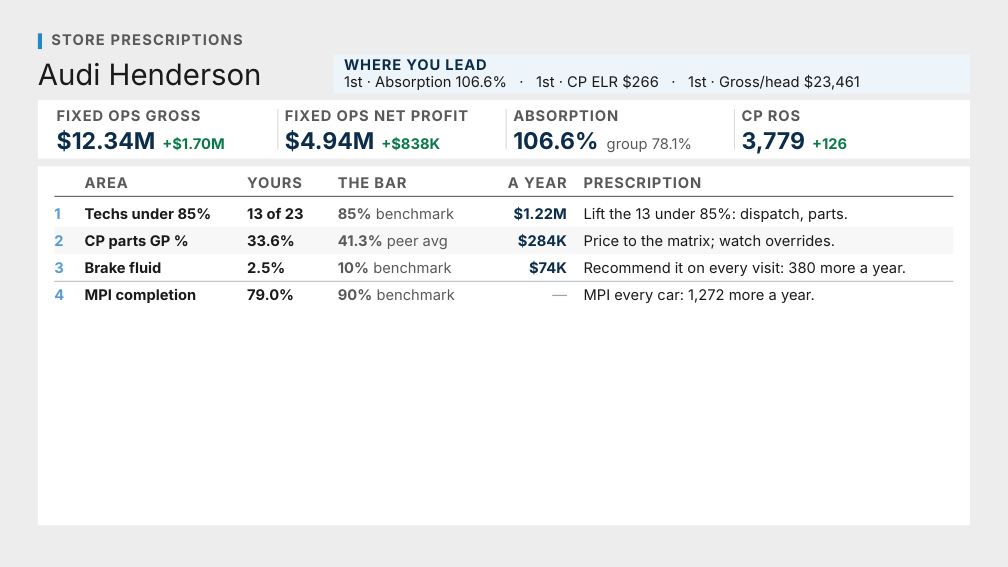
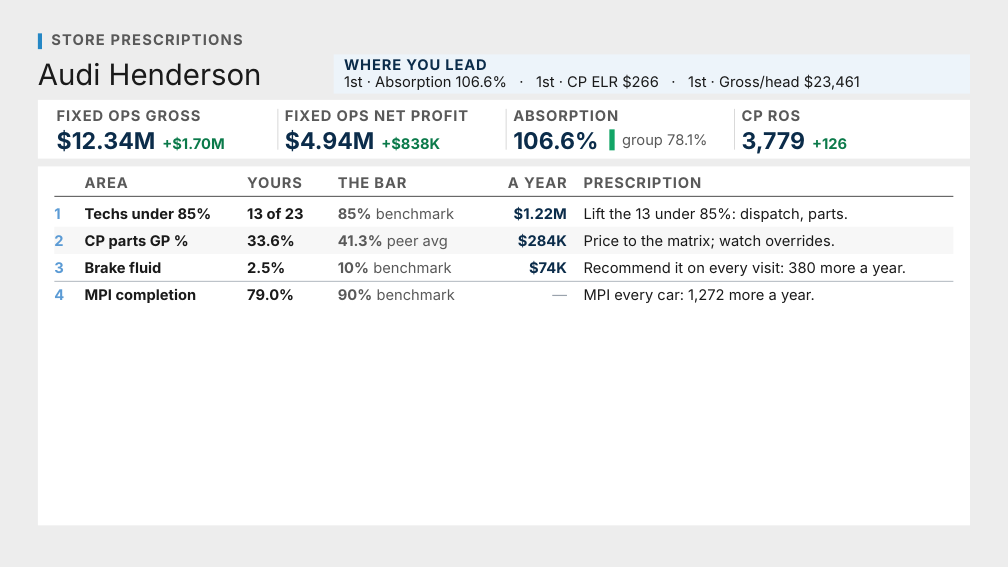
Before and after one commit to Ndresner/Noah, a slide deck: slide 163 of day2-deck/decks/Fixed Ops - Day 2 Example Test Deck.pptx. Drawn at 1008x567 pixels with LibreOffice and Linux fonts; fonts in the diff are those of the drawing. Boxes give left, top, right and bottom in pixels: in the first picture for what was removed or moved away, otherwise in the second. Text is boxed around its words. In the diff, an @@ line names an element or a change of style, - is before the commit and + after.

```diff
--- a/day2-deck/decks/Fixed Ops - Day 2 Example Test Deck.pptx
+++ b/day2-deck/decks/Fixed Ops - Day 2 Example Test Deck.pptx
@@ rectangle added at (609,129,615,150), fill #12A566 @@
@@ text at (622,134,707,148): text changed @@
-106.6% group 78.1%
+group 78.1%
```
Also in this commit, not shown: 32 other slides changed, 7 other files.
